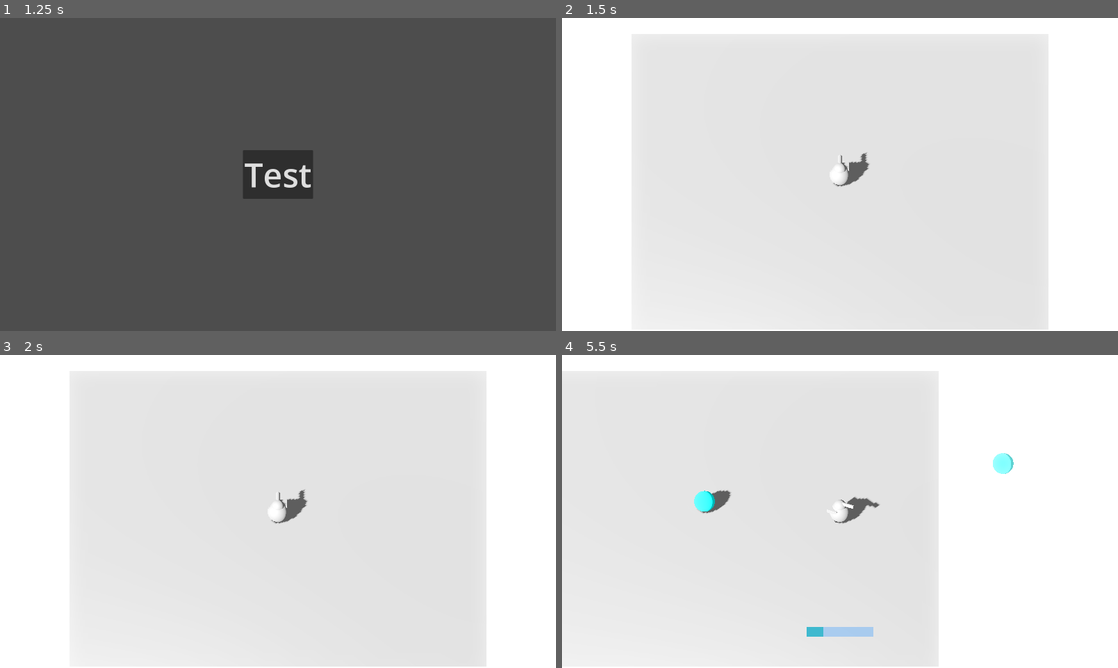
Above: before the commit, frames 1-4 (two rows, left to right).
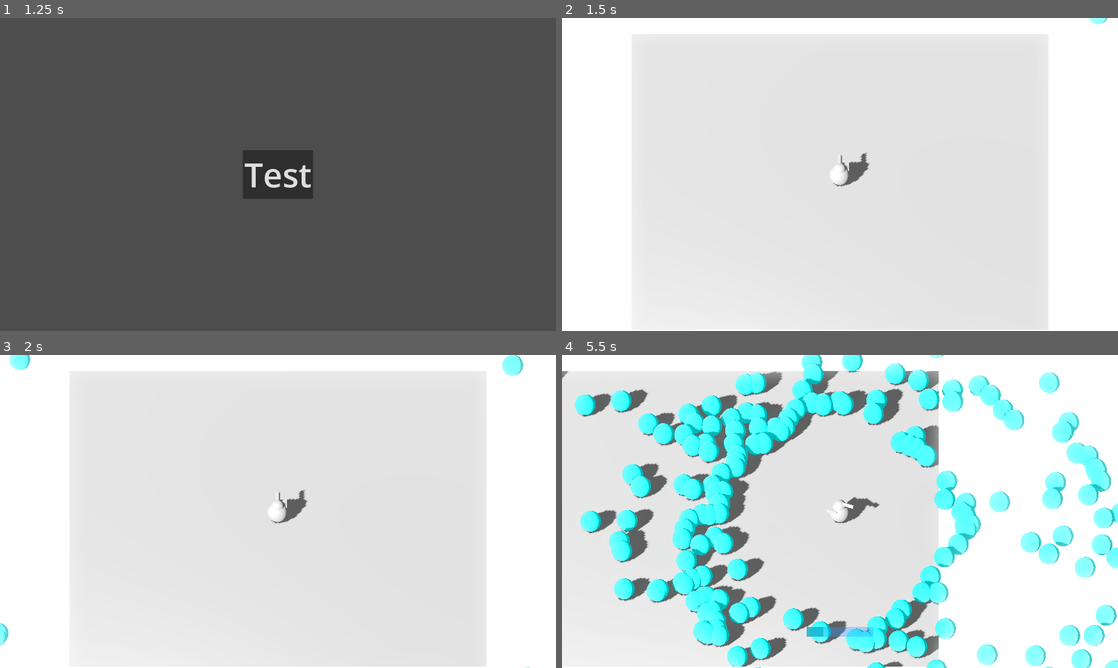
Above: after the commit, the same moments.

Repository: runeteamop/Teamop-Godot-Game
Game: Godot game, scene res://bin/main.tscn
The game is run twice, just before and just after one commit, with the same random seed, the same clock (stepped at 60 frames per second) and the same inputs.
Inputs (mouse positions are in pixels of both pictures, inside the frame that each line leads up to):
- Up to frame 1 (1.25 s): click "Start" at 0.5 s
- Up to frame 2 (1.5 s): click "Test" at 1.25 s
- Up to frame 3 (2 s): no input
- Up to frame 4 (5.5 s): tap Enter (ui_accept) at 2, 2.27, 3.02, 4.52, 5.27 s; move the mouse to (962, 495) at 2.02 s; hold D (Right) 2.03-2.78 s; tap Space (Dash) at 2.1, 3.6, 5.1 s; move the mouse to (728, 527) at 2.77 s; hold S (Down) 2.78-3.53 s; click (728, 527) at 2.85 s; move the mouse to (895, 442) at 3.52 s; hold D (Right) 3.53-4.28 s; move the mouse to (812, 574) at 4.27 s; hold W (Up) 4.28-5.03 s; click (812, 574) at 4.35 s; move the mouse to (1006, 558) at 5.02 s; hold A (Left) from 5.03 s (still down)

Frame 1 is identical in both runs. In frame 2, less than 0.1% of the frame differs, in the area x 94-99%, y 0-2%; in frame 3, 0.4%; in frame 4, 30%, in the area x 0-100%, y 0-100%.

Commit message:
removed the enemys target

Diff:
--- a/bin/entities/enemy.gd
+++ b/bin/entities/enemy.gd
@@ -2,14 +2,10 @@
 
 const SPEED = 3
 
-var target
-
 func _physics_process(delta: float) -> void:
 	if Player.instance:
-		target = Player.instance.position
-		look_at(target)
+		look_at(Player.instance.position)
 		global_transform.origin -= transform.basis.z.normalized() * SPEED * delta
 
 func _hit() -> void:
-	print("hey")
 	queue_free()
--- a/bin/levels/runes test.tscn
+++ b/bin/levels/runes test.tscn
@@ -41,6 +41,7 @@
 transform = Transform3D(1, 0, 0, 0, 1, 0, 0, 0, 1, 0, 0.5, 0)
 
 [node name="Timer" type="Timer" parent="." unique_id=466695285]
+wait_time = 0.009999999999999998
 autostart = true
 
 [connection signal="timeout" from="Timer" to="." method="_on_timer_timeout"]
